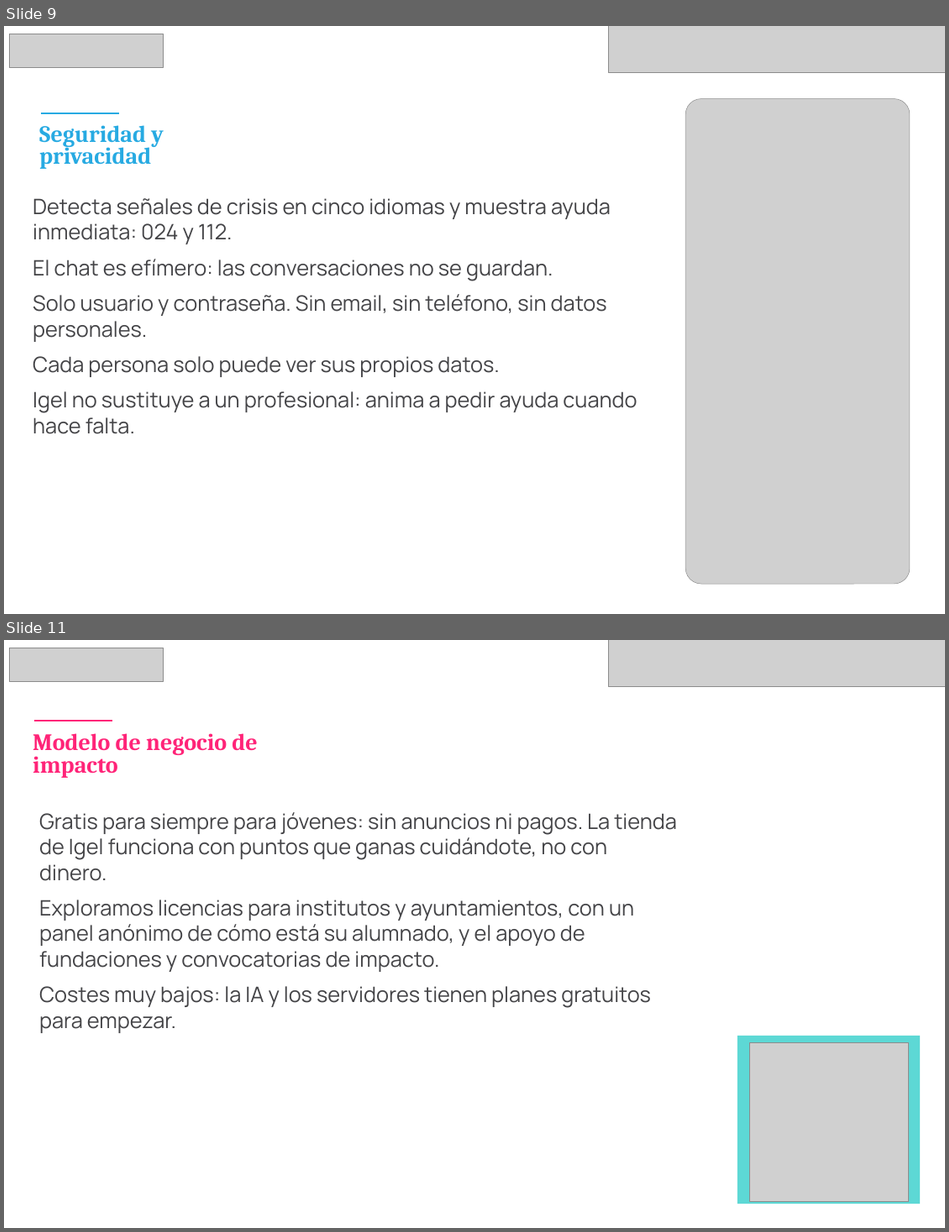
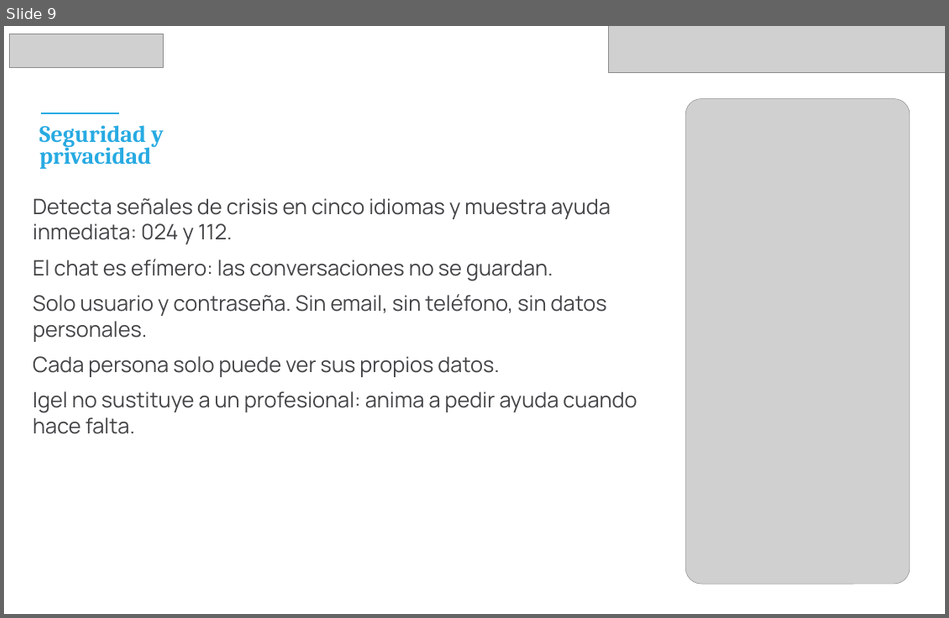
Before and after one commit to pertx1/Lagun, a slide deck: presentacion/Lagun-UNICEF-Lab-Junior.pptx. Shown one above the other, each under a label of ours: slides 9 and 11 before the commit, slide 9 after it; the slides between them are not shown. The pictures are 949x1232 and 949x618 pixels, drawn with LibreOffice and Linux fonts; fonts in the diff are those of the drawing; grey boxes stand for pictures. Boxes give left, top, right and bottom in pixels: in the first picture for what was removed or moved away, otherwise in the second. Text is boxed around its words. In the diff, an @@ line names an element or a change of style, - is before the commit and + after.

```diff
--- a/presentacion/Lagun-UNICEF-Lab-Junior.pptx
+++ b/presentacion/Lagun-UNICEF-Lab-Junior.pptx
@@ slide 11 removed at (x1=4, y1=640, x2=945, y2=1228), background #FFFFFF @@
@@ rectangle removed at (x1=4, y1=640, x2=945, y2=685) @@
@@ picture removed at (x1=9, y1=648, x2=164, y2=681) @@
@@ picture removed at (x1=608, y1=640, x2=945, y2=687) @@
@@ text removed at (x1=33, y1=733, x2=257, y2=778) @@
-Modelo de negocio de impacto
@@ line removed from (34, 721) to (112, 721) @@
@@ text removed at (x1=39, y1=812, x2=677, y2=1033) @@
-Gratis para siempre para jóvenes: sin anuncios ni pagos. La tienda de Igel funciona con puntos que ganas cuidándote, no con dinero.
-Exploramos licencias para institutos y ayuntamientos, con un panel anónimo de cómo está su alumnado, y el apoyo de fundaciones y convocatorias de impacto.
-Costes muy bajos: la IA y los servidores tienen planes gratuitos para empezar.
@@ rectangle removed at (x1=737, y1=1036, x2=920, y2=1204) @@
@@ picture removed at (x1=749, y1=1043, x2=908, y2=1202) @@
```
Also in this commit, not shown: 9 slides changed, 1 other slide removed.
